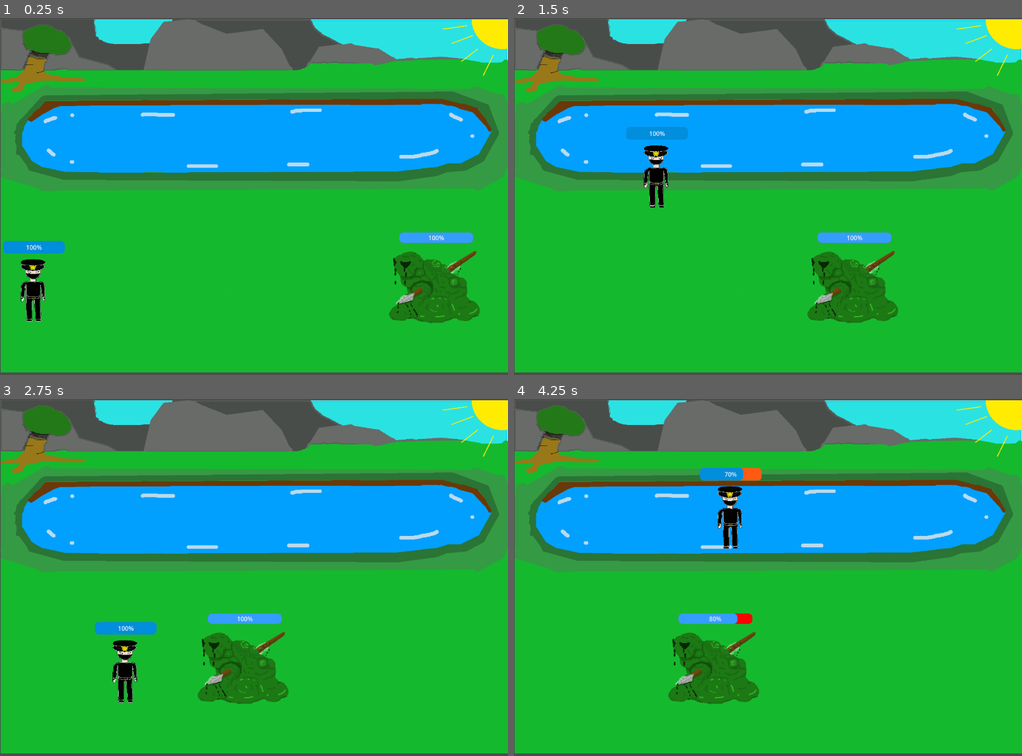
Above: before the commit, frames 1-4 (two rows, left to right).
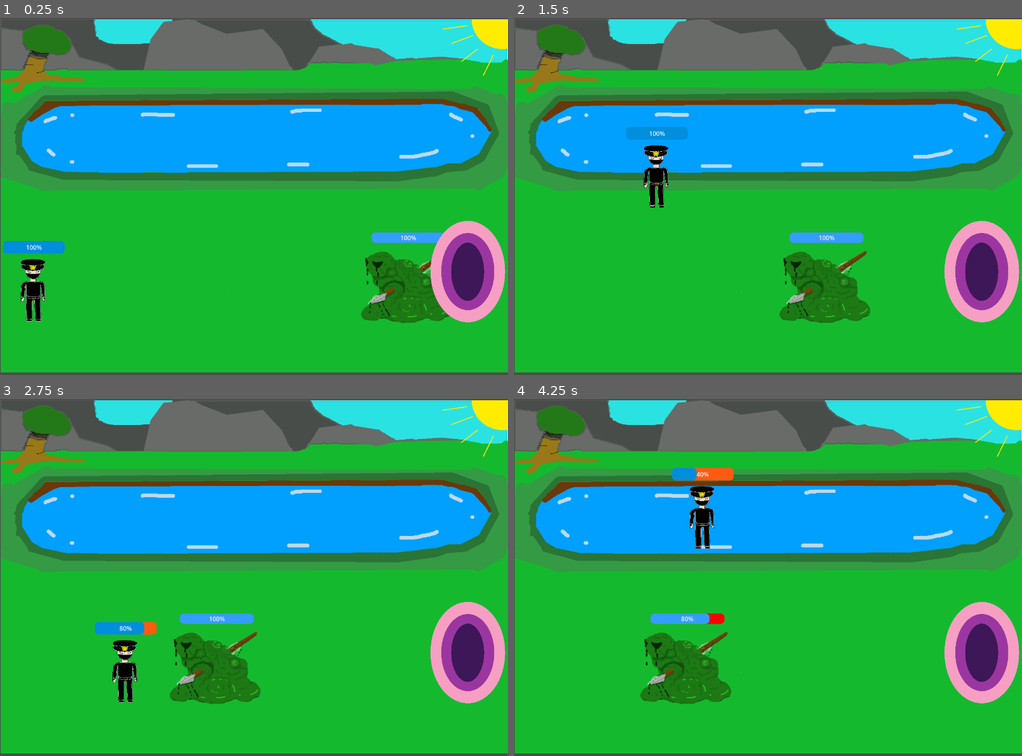
Above: after the commit, the same moments.

Repository: jwang5-dot/12-DT-Project
Game: Godot game, scene res://scene/Level_1_scene.tscn
Two runs of this game, one before a commit and one after it. Both use one fixed random seed, a clock stepped at 60 frames per second and the inputs below. This scene is started directly instead of the project's main scene.
Inputs (mouse positions are in pixels of both pictures, inside the frame that each line leads up to):
- Up to frame 1 (0.25 s): no input
- Up to frame 2 (1.5 s): tap Enter (ui_accept) at 0.5, 0.77 s; move the mouse to (879, 178) at 0.52 s; hold Right (ui_right) from 0.53 s (still down); move the mouse to (666, 214) at 1.27 s
- Up to frame 3 (2.75 s): tap Enter (ui_accept) at 1.52 s; move the mouse to (304, 498) at 2.02 s; release Right (ui_right) at 2.03 s; hold Left (ui_left) from 2.03 s (still down)
- Up to frame 4 (4.25 s): move the mouse to (742, 648) at 2.77 s; release Left (ui_left) at 2.78 s; hold Right (ui_right) from 2.78 s (still down); tap Enter (ui_accept) at 3.02, 3.77 s; move the mouse to (920, 631) at 3.52 s

The runs differ from the first frame. In frame 1, 5.1% of the frame differs, in the area x 71-100%, y 56-86%; in frame 2, 6.3%; in frame 3, 6.4%; in frame 4, 8.2%, in the area x 24-100%, y 19-86%.

Commit message:
Level_teleporting

Diff:
--- a/assessment-game/scene/Level_1_scene.tscn
+++ b/assessment-game/scene/Level_1_scene.tscn
@@ -4,6 +4,7 @@
 [ext_resource type="Texture2D" uid="uid://c7nleoafxx0ux" path="res://images/Leve_1_Background.png" id="1_w17ck"]
 [ext_resource type="PackedScene" uid="uid://d1mt6johjoroo" path="res://scene/Player_2.tscn" id="3_affpu"]
 [ext_resource type="PackedScene" uid="uid://blbmko3orl7nl" path="res://scene/Melee_Enemy.tscn" id="4_u8ckq"]
+[ext_resource type="Texture2D" uid="uid://bk60y1uudktwg" path="res://images/portall555.png" id="5_i458t"]
 
 [sub_resource type="RectangleShape2D" id="RectangleShape2D_u8ckq"]
 size = Vector2(1764, 160)
@@ -12,7 +13,10 @@
 size = Vector2(194, 867)
 
 [sub_resource type="RectangleShape2D" id="RectangleShape2D_i458t"]
-size = Vector2(238, 950.5)
+size = Vector2(168.5, 244.125)
+
+[sub_resource type="RectangleShape2D" id="RectangleShape2D_ecxig"]
+size = Vector2(236.5, 969.5)
 
 [node name="Node2D" type="Node2D" unique_id=252982734]
 script = ExtResource("1_aoa7p")
@@ -38,12 +42,23 @@
 shape = SubResource("RectangleShape2D_affpu")
 
 [node name="CharacterBody2D2" parent="." unique_id=967582635 instance=ExtResource("4_u8ckq")]
-position = Vector2(1180, 691)
+position = Vector2(1107, 691)
 
 [node name="Area2D" type="Area2D" parent="." unique_id=1327571509]
 
 [node name="CollisionShape2D" type="CollisionShape2D" parent="Area2D" unique_id=455171521]
-position = Vector2(1445, 467)
+position = Vector2(1215, 669)
 shape = SubResource("RectangleShape2D_i458t")
 
+[node name="Portall555" type="Sprite2D" parent="Area2D" unique_id=841032813]
+position = Vector2(1227, 674.00006)
+scale = Vector2(0.25625, 0.28857422)
+texture = ExtResource("5_i458t")
+
+[node name="StaticBody2D" type="StaticBody2D" parent="." unique_id=1293459338]
+
+[node name="CollisionShape2D" type="CollisionShape2D" parent="StaticBody2D" unique_id=2066143630]
+position = Vector2(1449.75, 464.25)
+shape = SubResource("RectangleShape2D_ecxig")
+
 [connection signal="body_entered" from="Area2D" to="." method="_level_portal"]
--- a/assessment-game/scene/Level_3_scene.tscn
+++ b/assessment-game/scene/Level_3_scene.tscn
@@ -3,6 +3,7 @@
 [ext_resource type="Script" uid="uid://cgjbo8w4gl8pg" path="res://script/level_3_scene.gd" id="1_j0ctk"]
 [ext_resource type="Texture2D" uid="uid://eyauyj5odw4h" path="res://images/Level_3_Background.png" id="2_se1ga"]
 [ext_resource type="PackedScene" uid="uid://d1mt6johjoroo" path="res://scene/Player_2.tscn" id="3_p1biq"]
+[ext_resource type="Texture2D" uid="uid://bk60y1uudktwg" path="res://images/portall555.png" id="4_ch6ki"]
 
 [sub_resource type="RectangleShape2D" id="RectangleShape2D_se1ga"]
 size = Vector2(236, 1020.5)
@@ -11,7 +12,10 @@
 size = Vector2(1426.25, 151.5)
 
 [sub_resource type="RectangleShape2D" id="RectangleShape2D_ch6ki"]
-size = Vector2(237.75, 981)
+size = Vector2(205.1211, 222.34375)
+
+[sub_resource type="RectangleShape2D" id="RectangleShape2D_60oou"]
+size = Vector2(283, 894)
 
 [node name="Node2D" type="Node2D" unique_id=162205046]
 script = ExtResource("1_j0ctk")
@@ -39,7 +43,18 @@
 [node name="Area2D" type="Area2D" parent="." unique_id=1454988149]
 
 [node name="CollisionShape2D" type="CollisionShape2D" parent="Area2D" unique_id=715733648]
-position = Vector2(1452, 501)
+position = Vector2(1228, 573)
 shape = SubResource("RectangleShape2D_ch6ki")
 
+[node name="Portall555" type="Sprite2D" parent="Area2D" unique_id=155045733]
+position = Vector2(1239.5, 592.625)
+scale = Vector2(0.25208333, 0.26293954)
+texture = ExtResource("4_ch6ki")
+
+[node name="StaticBody2D3" type="StaticBody2D" parent="." unique_id=2134798565]
+
+[node name="CollisionShape2D" type="CollisionShape2D" parent="StaticBody2D3" unique_id=1048867138]
+position = Vector2(1472.5, 418)
+shape = SubResource("RectangleShape2D_60oou")
+
 [connection signal="body_entered" from="Area2D" to="." method="_level_3_portal"]
Binary file added: assessment-game/images/portall555.png
Not shown, added: assessment-game/images/portall555.png.import
